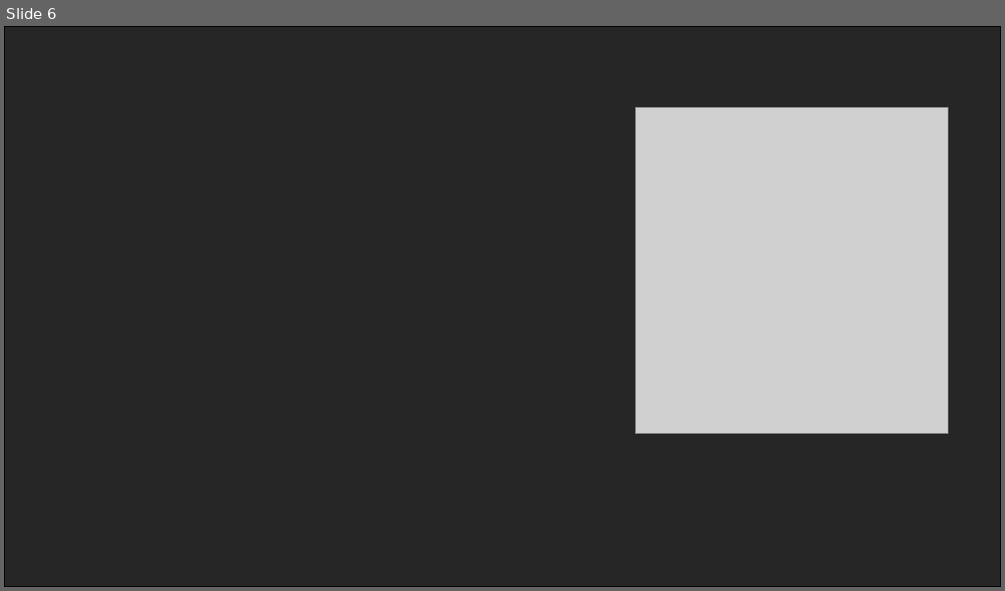
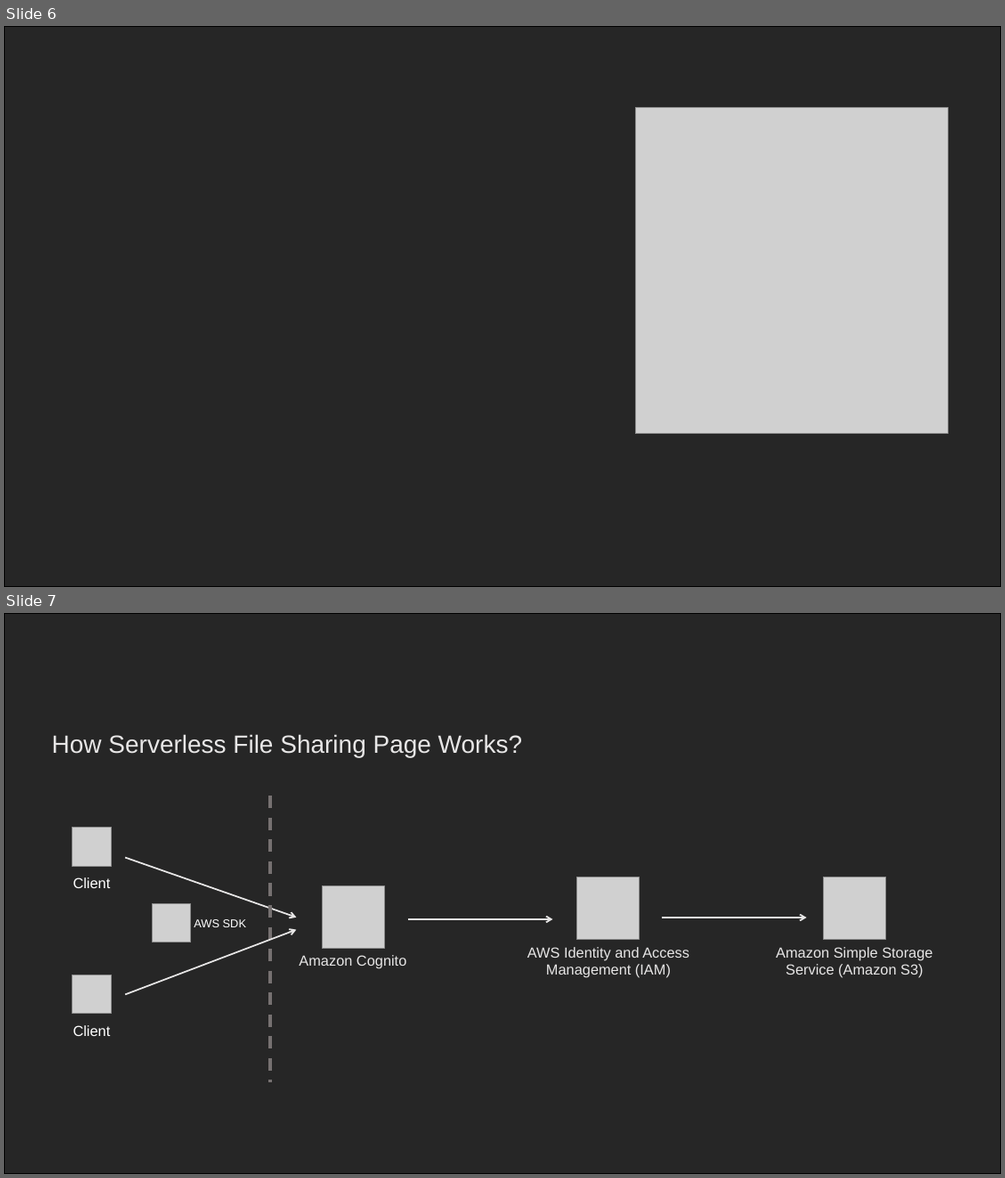
Before and after one commit to jeffreytse/blog, a slide deck: assets/images/banners/BannerCreator.pptx. Shown one above the other, each under a label of ours: slide 6 before the commit, slides 6 and 7 after it. The pictures are 1005x591 and 1005x1178 pixels, drawn with LibreOffice and Linux fonts; fonts in the diff are those of the drawing; grey boxes stand for pictures. Boxes give left, top, right and bottom in pixels: in the first picture for what was removed or moved away, otherwise in the second. Text is boxed around its words. In the diff, an @@ line names an element or a change of style, - is before the commit and + after.

Commit message:
Update File Sharing System

```diff
--- a/assets/images/banners/BannerCreator.pptx
+++ b/assets/images/banners/BannerCreator.pptx
@@ slide 7 added at bbox=[4, 613, 1001, 1174], background #FFFFFF @@
@@ rectangle added at bbox=[4, 613, 1001, 1174], fill #262626, outline #000000 1 pt @@
@@ text added at bbox=[52, 734, 522, 757], 24 pt, text #E7E6E6 @@
+How Serverless File Sharing Page Works?
@@ line added from (270, 795) to (270, 1082), #767171 3 pt dashed @@
@@ picture added at bbox=[73, 827, 111, 866] @@
@@ text added at bbox=[73, 877, 111, 888], 14 pt, text #FFFFFF @@
+Client
@@ arrow added from (125, 858) to (297, 917), #E7E6E6 1.5 pt @@
@@ picture added at bbox=[577, 877, 639, 939] @@
@@ picture added at bbox=[824, 877, 886, 939] @@
@@ picture added at bbox=[152, 904, 190, 942] @@
@@ picture added at bbox=[322, 886, 384, 948] @@
@@ arrow added from (125, 995) to (297, 929), #E7E6E6 1.5 pt @@
@@ text added at bbox=[194, 919, 246, 927], 11 pt, text #FFFFFF @@
+AWS SDK
@@ arrow added from (408, 919) to (553, 919), #E7E6E6 1.5 pt @@
@@ arrow added from (662, 917) to (807, 917), #E7E6E6 1.5 pt @@
@@ text added at bbox=[299, 955, 406, 969], 14 pt, text #E7E6E6 @@
+Amazon Cognito
@@ text added at bbox=[527, 947, 689, 978], 14 pt, text #E7E6E6 @@
+AWS Identity and Access Management (IAM)
@@ text added at bbox=[776, 947, 932, 978], 14 pt, text #E7E6E6 @@
+Amazon Simple Storage Service (Amazon S3)
@@ picture added at bbox=[73, 975, 111, 1013] @@
@@ text added at bbox=[73, 1025, 111, 1036], 14 pt, text #FFFFFF @@
+Client
```
Also in this commit, not shown: 8 other files.
